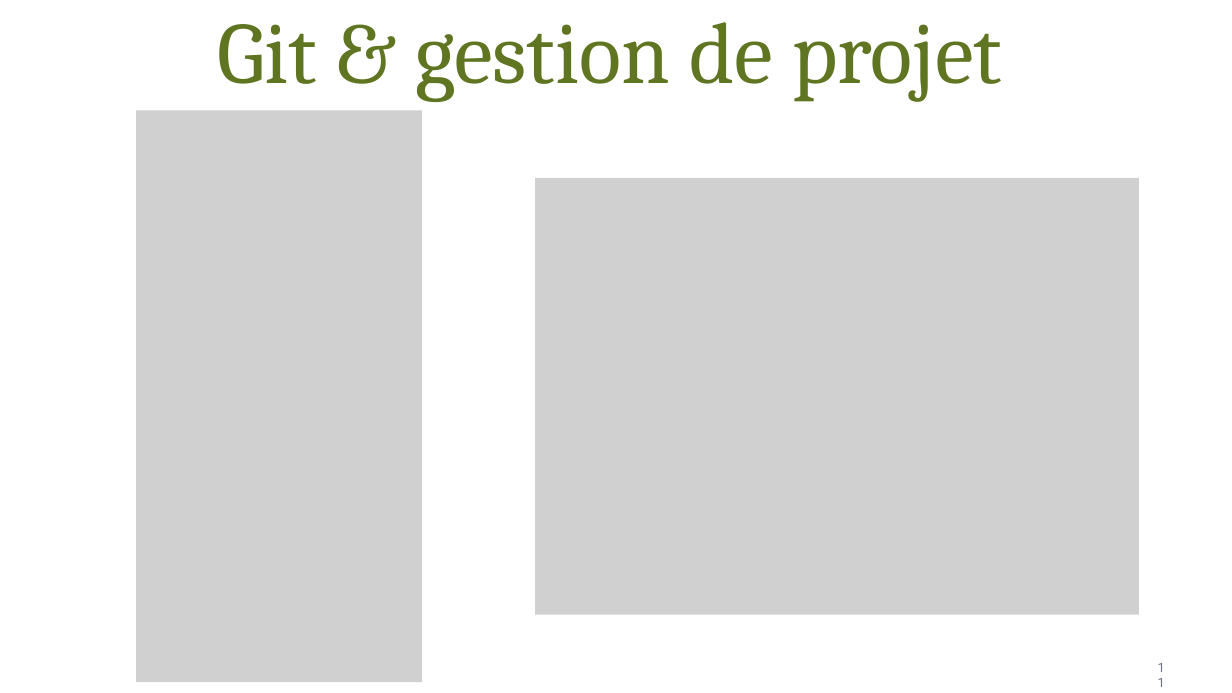
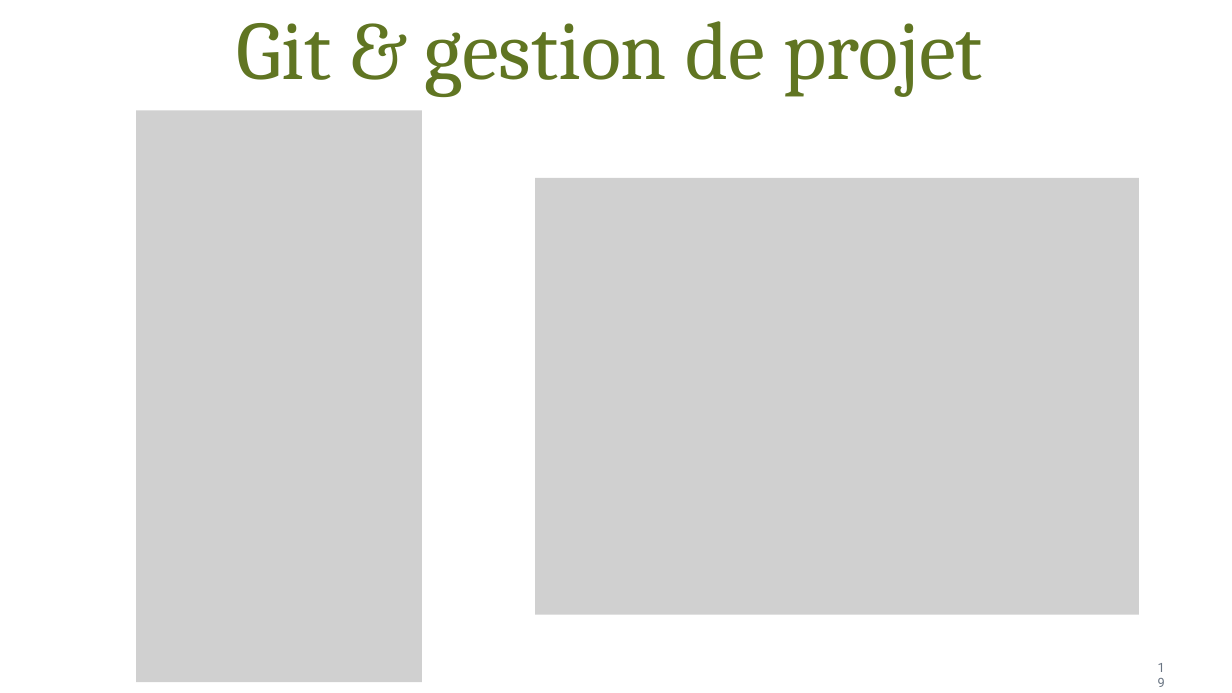
Before and after one commit to meriambouzaffara/AgriLink-4DAS_I3, a slide deck: slide 19 of Documentation/Presentation/Presentation_AgriLink.pptx (slide 11 before the commit). Drawn at 1232x693 pixels with LibreOffice and Linux fonts; fonts in the diff are those of the drawing; grey boxes stand for pictures. Boxes give left, top, right and bottom in pixels: in the first picture for what was removed or moved away, otherwise in the second. Text is boxed around its words. In the diff, an @@ line names an element or a change of style, - is before the commit and + after.

```diff
--- a/Documentation/Presentation/Presentation_AgriLink.pptx
+++ b/Documentation/Presentation/Presentation_AgriLink.pptx
@@ text "Git & gestion de projet" at [237, 21, 983, 97]: size 102 to 97 pt; line spacing 122.4pt to 116.4pt @@
```
Also in this commit, not shown: 4 other slides changed, 16 slides added, 8 slides removed, 1 other file.
